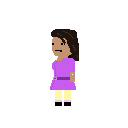
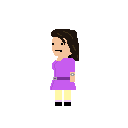
Comparing the layer stacks of the two 128×128 images. Changes:
painted on "Layer 1" over box(52, 37, 75, 82)
